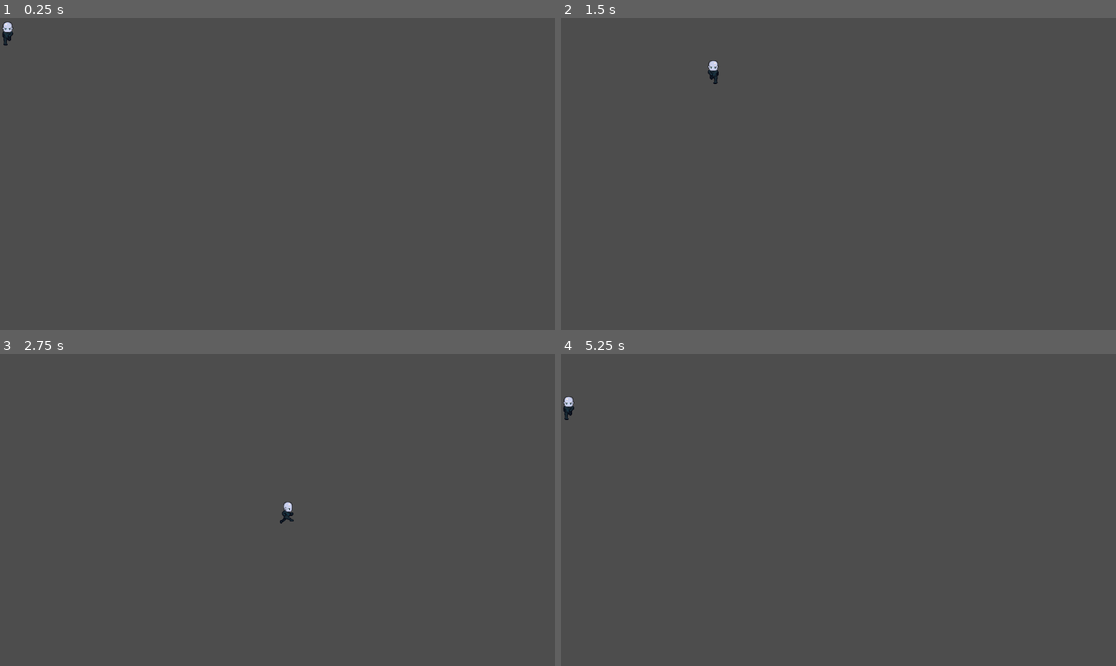
Above: before the commit, frames 1-4 (two rows, left to right).
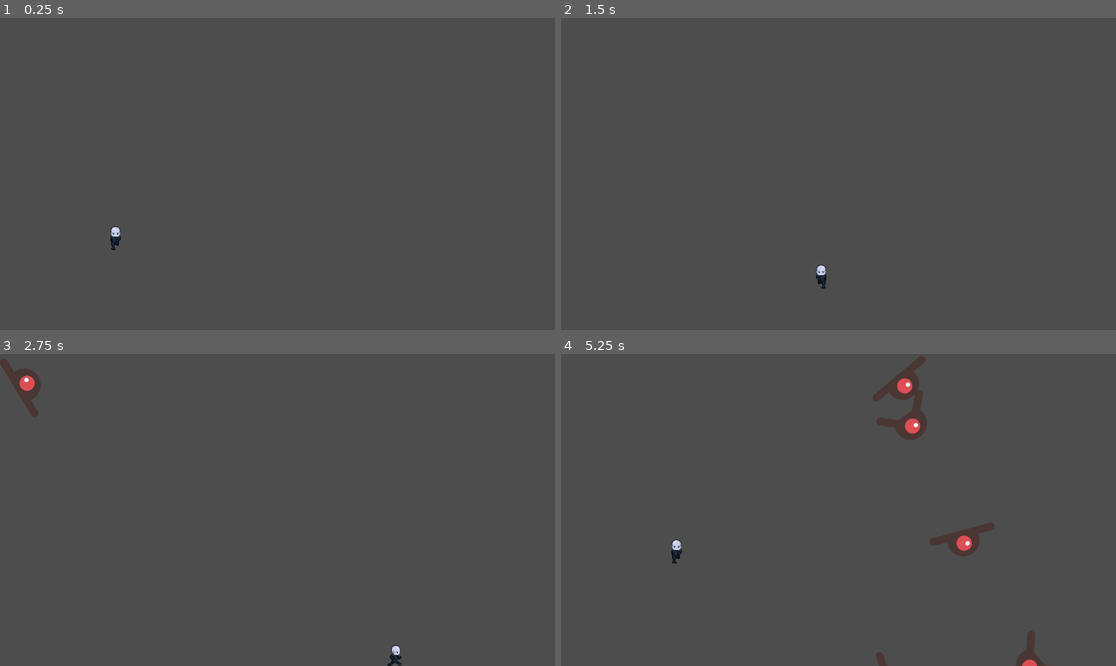
Above: after the commit, the same moments.

Repository: lucas-tremaroli/nordic-gamejam
Game: Godot game, scene res://main.tscn
The game is run twice, just before and just after one commit, with the same random seed, the same clock (stepped at 60 frames per second) and the same inputs. Before the commit the project starts from res://player.tscn.
Inputs:
- Up to frame 1 (0.25 s): no input
- Up to frame 2 (1.5 s): tap Enter (ui_accept) at 0.5, 0.77 s; hold Right (move_right) 0.53-1.28 s; hold Down (move_down) from 1.28 s (still down)
- Up to frame 3 (2.75 s): tap Enter (ui_accept) at 1.52 s; release Down (move_down) at 2.03 s; hold Right (move_right) from 2.03 s (still down)
- Up to frame 4 (5.25 s): release Right (move_right) at 2.78 s; hold Up (move_up) 2.78-3.53 s; tap Enter (ui_accept) at 3.02, 3.77, 4.52 s; hold Left (move_left) 3.53-5.03 s; hold Down (move_down) from 5.03 s (still down)

The runs differ from the first frame. In frame 1, 0.2% of the frame differs, in the area x 0-22%, y 1-75%; in frame 2, 0.2%; in frame 3, 0.7%; in frame 4, 2.1%, in the area x 0-88%, y 0-100%.

Commit message:
Set main project scene

Diff:
--- a/player.tscn
+++ b/player.tscn
@@ -201,7 +201,7 @@
 [node name="AnimatedSprite2D" type="AnimatedSprite2D" parent="."]
 sprite_frames = SubResource("SpriteFrames_sh265")
 animation = &"walk_down"
-frame_progress = 0.991367
+frame_progress = 0.92865
 
 [node name="CollisionShape2D" type="CollisionShape2D" parent="."]
 position = Vector2(-2, 7)
--- a/project.godot
+++ b/project.godot
@@ -11,7 +11,7 @@
 [application]
 
 config/name="nordic-gamejam"
-run/main_scene="uid://djruh1vmbe7cj"
+run/main_scene="uid://cods88ny8eqna"
 config/features=PackedStringArray("4.4", "Forward Plus")
 config/icon="res://icon.svg"
 
